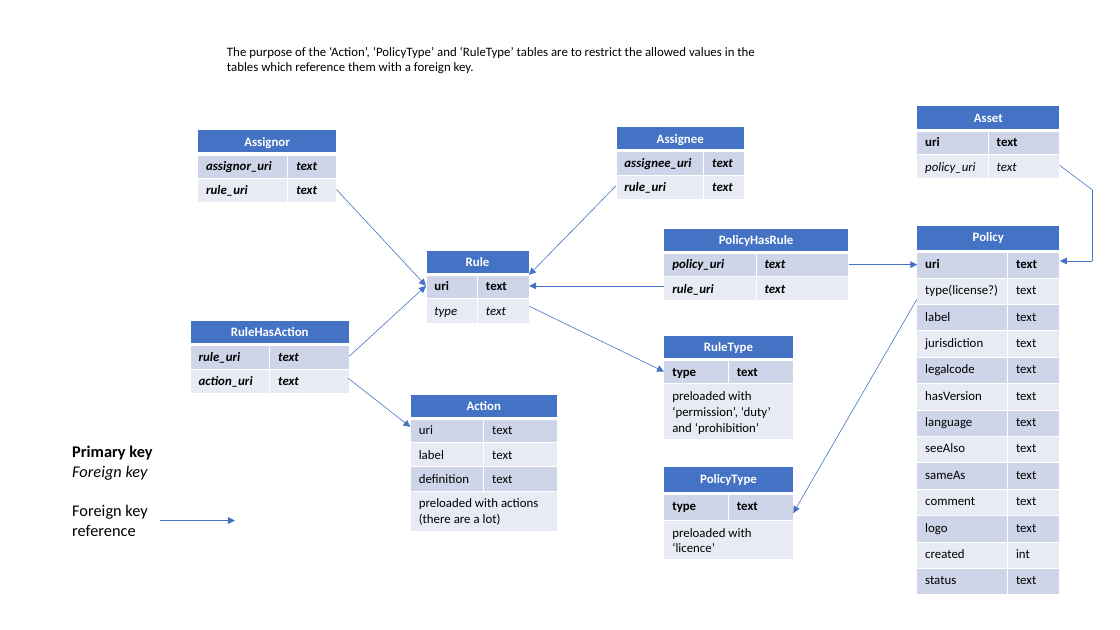
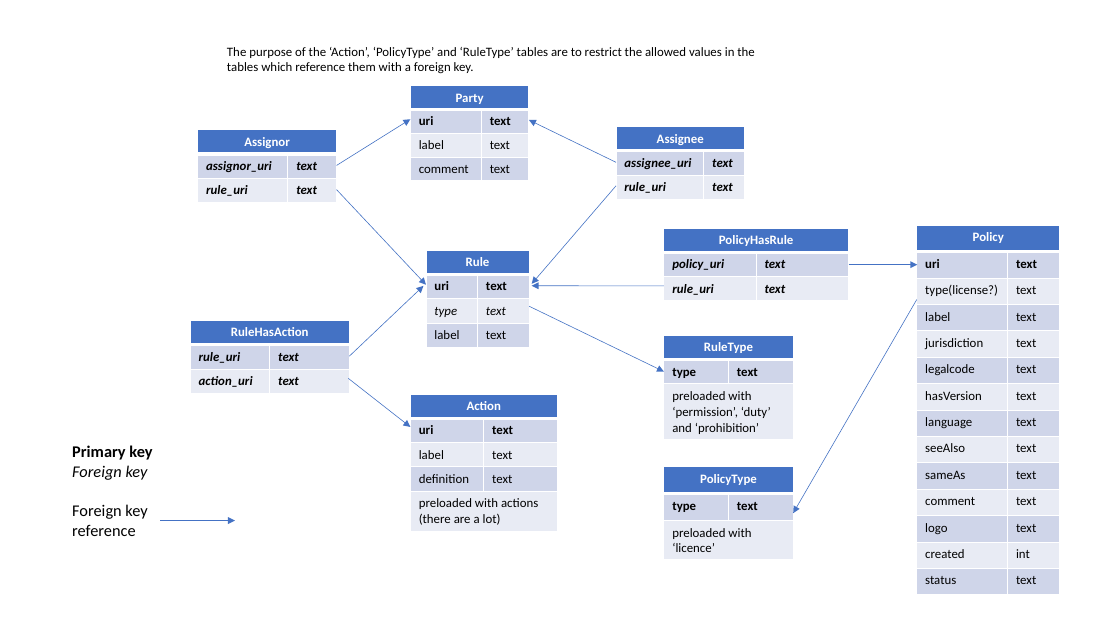
Before and after one commit to CSIRO-enviro-informatics/licences-catalogue, a slide deck: slide 3 of _docs/DataModel.pptx. Drawn at 1120x630 pixels with LibreOffice and Linux fonts; fonts in the diff are those of the drawing. Boxes give left, top, right and bottom in pixels: in the first picture for what was removed or moved away, otherwise in the second. Text is boxed around its words. In the diff, an @@ line names an element or a change of style, - is before the commit and + after.

```diff
--- a/_docs/DataModel.pptx
+++ b/_docs/DataModel.pptx
@@ table added at [411,86,530,181], 4 rows, 2 columns @@
+Party | 
+uri | text
+label | text
+comment | text
@@ arrow added from (337, 166) to (411, 119), #4472C4 0.5 pt @@
@@ table removed at [917,106,1060,177], 3 rows, 2 columns @@
-Asset | 
-uri | text
-policy_uri | text
@@ arrow added from (616, 162) to (529, 120), #4472C4 0.5 pt @@
@@ line removed from (1060, 166) to (1092, 190) @@
@@ arrow moved from (616, 186) - (529, 275) to (616, 186) - (532, 284) @@
@@ line removed from (1092, 190) to (1092, 261) @@
@@ table at [426,250,528,345] @@
+row 4: label | text
@@ arrow removed from (1092, 261) to (1060, 261) @@
@@ table at [411,394,557,529] @@
@@ bold on in "uri", "text" @@
```
Also in this commit, not shown: 1 other slide changed, 4 slides removed, 11 other files.
